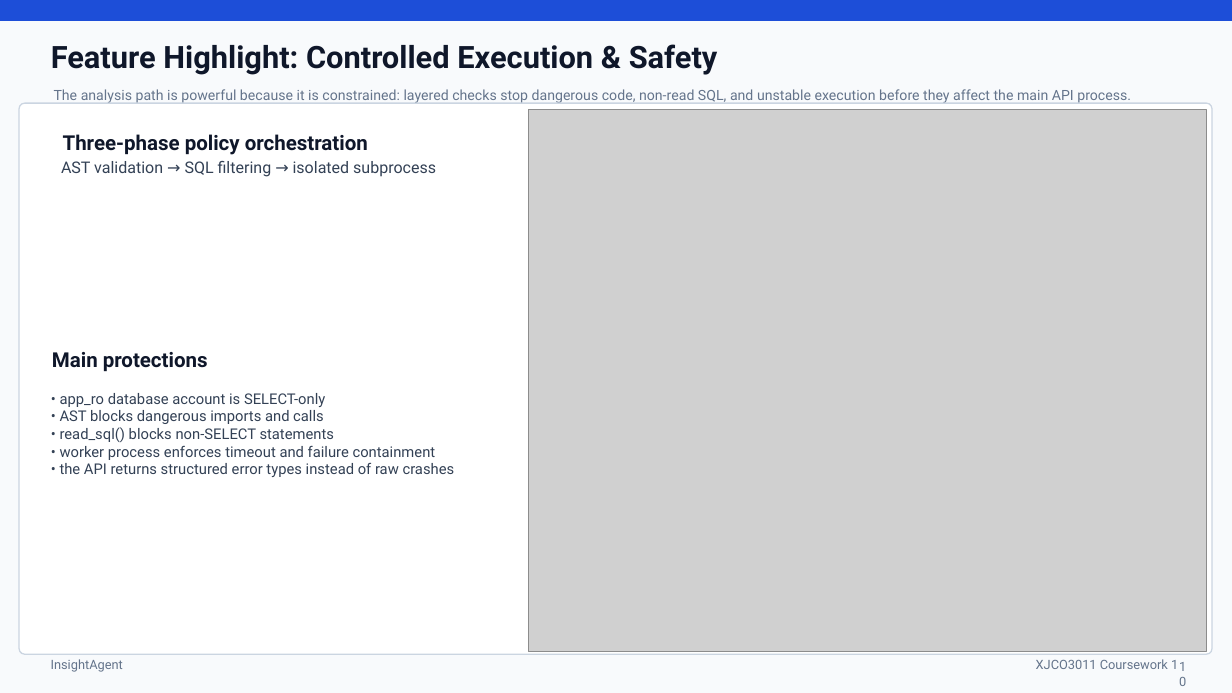
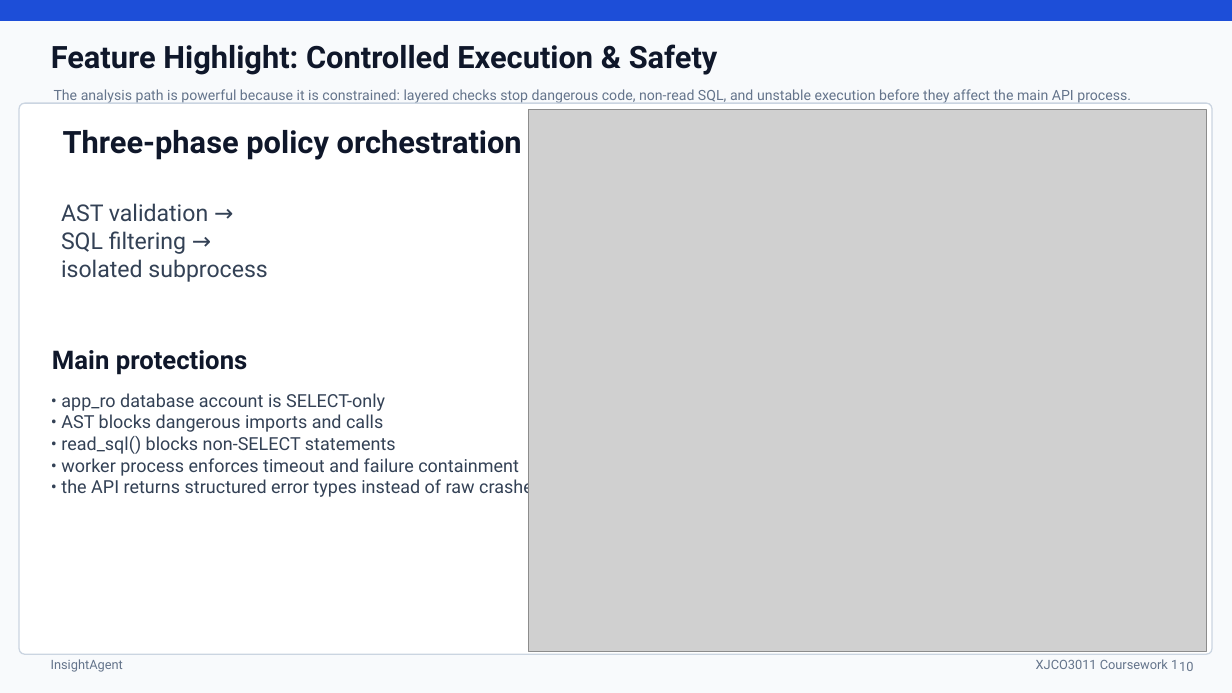
Before and after one commit to berwinye/InsightAgent, a slide deck: slide 10 of docs/InsightAgent_presentation.pptx. Drawn at 1232x693 pixels with LibreOffice and Linux fonts; fonts in the diff are those of the drawing; grey boxes stand for pictures. Boxes give left, top, right and bottom in pixels: in the first picture for what was removed or moved away, otherwise in the second. Text is boxed around its words. In the diff, an @@ line names an element or a change of style, - is before the commit and + after.

```diff
--- a/docs/InsightAgent_presentation.pptx
+++ b/docs/InsightAgent_presentation.pptx
@@ text "Three-phase policy orchestration" at [63,130,522,160]: size 16 to 24 pt @@
@@ text at [61,203,267,282]: text changed; size 12.5 to 18 pt @@
-AST validation → SQL filtering → isolated subprocess
+AST validation →
+SQL filtering →
+isolated subprocess
@@ text "Main protections" at [52,350,248,375]: size 16 to 20 pt @@
@@ text "• app_ro database account is ..." at [61,393,542,499]: size 11.5 to 14 pt @@
@@ page number rewrapped from [1169,654,1197,673] to [1179,662,1193,671] @@
```
Also in this commit, not shown: 2 other slides changed, 2 slides added, 1 other file.
